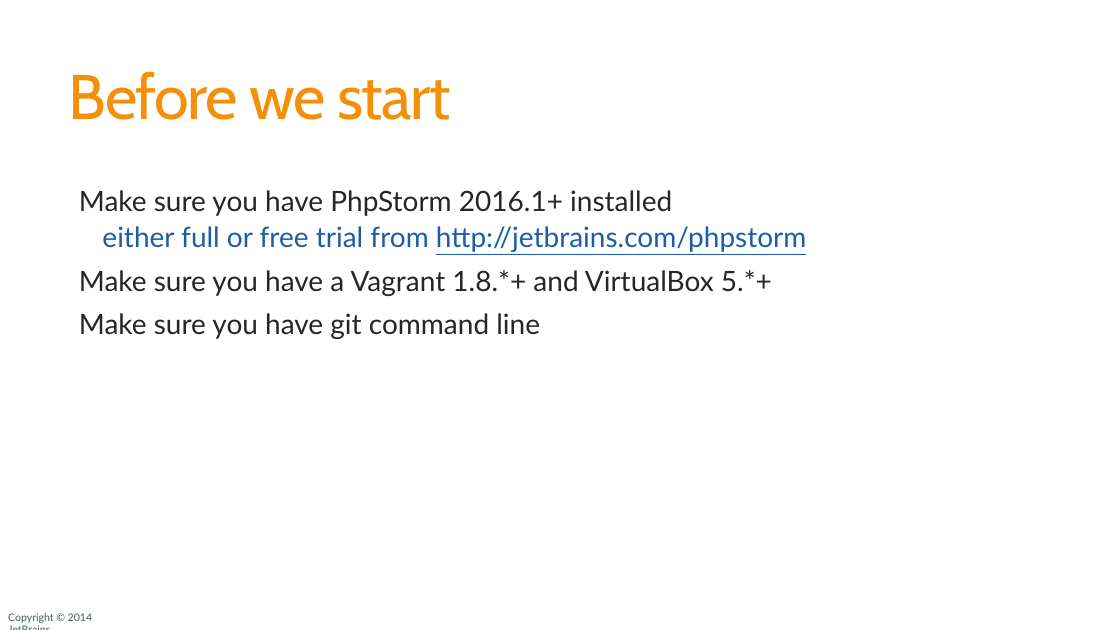
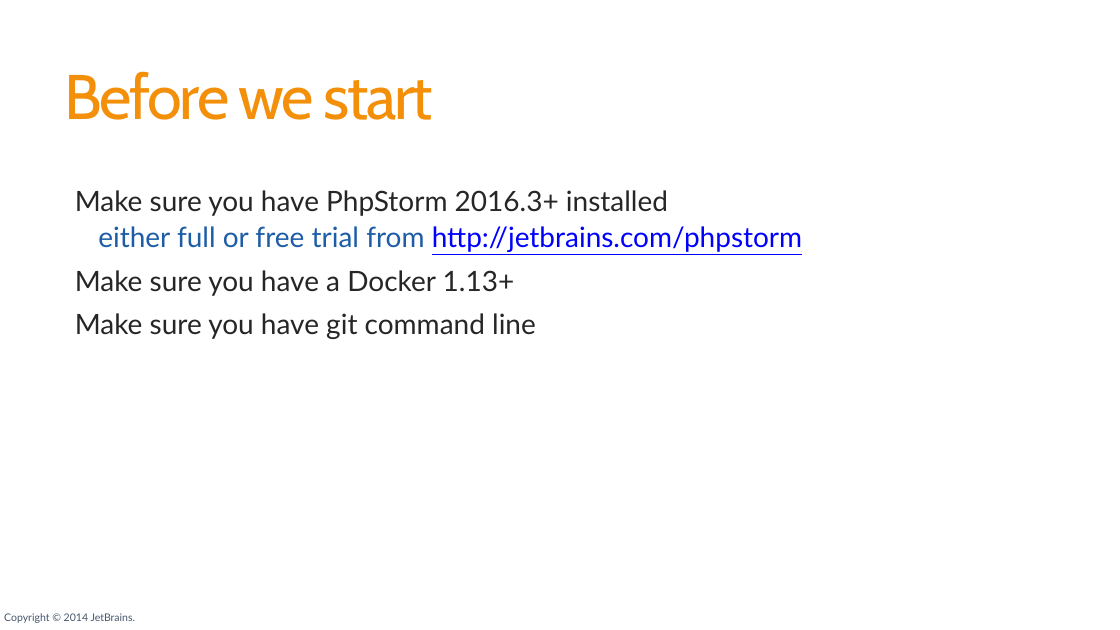
Before and after one commit to JetBrains/phpstorm-workshop, a slide deck: slide 2 of PhpStorm_Workshop.pptx. Drawn at 1120x630 pixels with LibreOffice and Linux fonts; fonts in the diff are those of the drawing; background and template pictures are left out. Boxes give left, top, right and bottom in pixels: in the first picture for what was removed or moved away, otherwise in the second. Text is boxed around its words. In the diff, an @@ line names an element or a change of style, - is before the commit and + after.

Commit message:
Minor Docker related updates

```diff
--- a/PhpStorm_Workshop.pptx
+++ b/PhpStorm_Workshop.pptx
@@ title "Before we start" at (65, 71, 434, 120): letter spacing -1.2 to -2 pt @@
@@ text at (75, 190, 668, 216): text changed @@
-  Make sure you have PhpStorm 2016.1+ installed
+  Make sure you have PhpStorm 2016.3+ installed
@@ text at (98, 226, 802, 252): text colour #1D5DA7 to #0000FF in "http://jetbrains.com/phpstorm" @@
@@ text at (75, 270, 515, 296): text changed @@
-  Make sure you have a Vagrant 1.8.*+ and VirtualBox 5.*+
+  Make sure you have a Docker 1.13+
@@ text "Copyright © 2014 JetBrains." rewrapped from (8, 613, 92, 623) to (4, 613, 136, 623) @@
```
Also in this commit, not shown: 134 other slides changed, 1 slide added, 1 slide removed, 1 other file.
